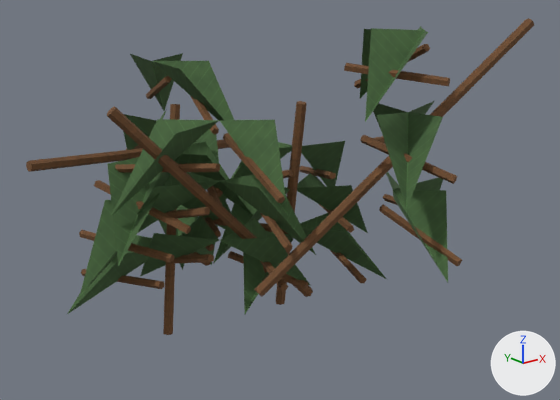
The OBJ model Assets/ProjectOEN/ProductionArt/Meshes/environment_set_dressing/en-009_broadleaf_bush_set__small.obj, before and after one commit.
Camera for both pictures: a 50 mm camera at (-0.756, -1.07, 0.665) aimed at (0.071, -0.037, 0.251). Lighting does not change. The marker at lower right points along +X, +Y and +Z. The first picture is the older version. Where no turn or scale is listed for an object, it has been applied to the vertices. Vertices at exactly the same position are counted once.

The first picture shows 'en-009_broadleaf_bush_set__small'.
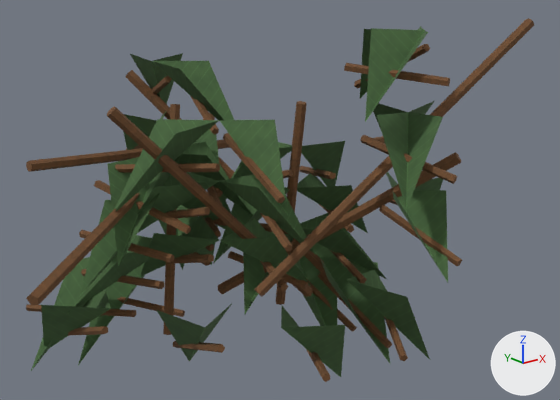
The change, as a diff of the scene's bpy script:
```diff
--- a/Assets/ProjectOEN/ProductionArt/Meshes/environment_set_dressing/en-009_broadleaf_bush_set__small.obj.py
+++ b/Assets/ProjectOEN/ProductionArt/Meshes/environment_set_dressing/en-009_broadleaf_bush_set__small.obj.py
@@ me_en_009_broadleaf_bush_set__small @@
 # used by ob_en_009_broadleaf_bush_set__small; location = (0.0, 0.0, 0.0)
-me_en_009_broadleaf_bush_set__small.from_pydata(...)  # 535 vertices, 780 faces; spans x -0.311..0.448, y -0.37..0.345, z 0.029..0.564
+me_en_009_broadleaf_bush_set__small.from_pydata(...)  # 699 vertices, 1016 faces; spans x -0.428..0.448, y -0.37..0.376, z -0.107..0.564
+# me_en_009_broadleaf_bush_set__small part 1: the loose piece of 12 vertices spanning x 0.151..0.236, y -0.133..0.052, z 0.196..0.213 is copied, and the copy is turned -87 degrees about the y axis through its middle and scaled by 1.07, then moved by (0.007, -0.06, -0.18); it spans x 0.194..0.207, y -0.199..-0.002, z -0.02..0.07
+# me_en_009_broadleaf_bush_set__small part 2: the loose piece of 12 vertices spanning x 0.15..0.213, y -0.169..0.02, z 0.11..0.155 is copied, and the copy is multiplied about its middle by the matrix ((1.011, 0.278, 0.211), (-0.25, 1.029, -0.156), (-0.244, 0.098, 1.037)), then moved by (0.025, -0.114, -0.103); it spans x 0.146..0.267, y -0.278..-0.099, z 0.004..0.055
+# me_en_009_broadleaf_bush_set__small part 3: the loose piece of 12 vertices spanning x 0.15..0.213, y -0.169..0.02, z 0.11..0.155 is copied, and the copy is multiplied about its middle by the matrix ((0.71, 0.215, 0.771), (-0.189, 1.047, -0.118), (-0.778, -0.058, 0.732)), then moved by (-0.143, -0.094, -0.121); it spans x -0.018..0.093, y -0.262..-0.076, z -0.009..0.031
+# me_en_009_broadleaf_bush_set__small part 4
+# 123 vertices are added at x -0.428..0.291, y -0.307..0.376, z -0.107..0.453
+# 5 new vertices lie (0.514, 0.34, 0.128) away from vertices in x -0.428..-0.417, y -0.137..-0.121, z 0.222..0.241
+# 16 new faces join them, mat_leaf (picture img_leaf_albedo_png)
+# 160 new faces join them, mat_wood (picture img_wood_albedo_png)
 me_en_009_broadleaf_bush_set__small.materials.append(mat_wood)
```

Location of each change, (x1, y1, x2, y2) in pixels of the pictures (560 x 400 px):
'en-009_broadleaf_bush_set__small', reshaped (15% taller): before (26, 18, 534, 335); after (26, 18, 534, 382)
part 1 of me_en_009_broadleaf_bush_set__small, added: after (318, 273, 392, 348)
part 2 of me_en_009_broadleaf_bush_set__small, added: after (384, 316, 408, 361)
part 3 of me_en_009_broadleaf_bush_set__small, added: after (306, 349, 330, 382)
part 4 of me_en_009_broadleaf_bush_set__small, added: after (26, 70, 461, 377)
